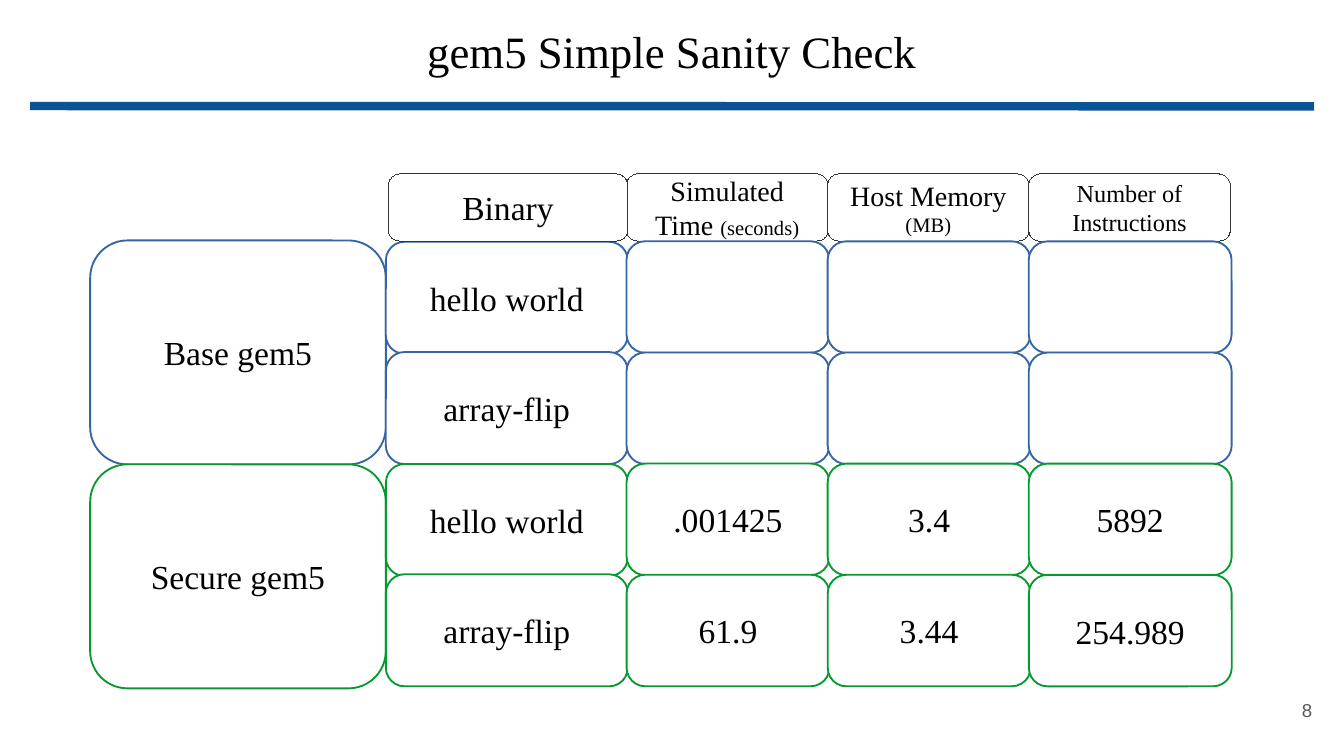
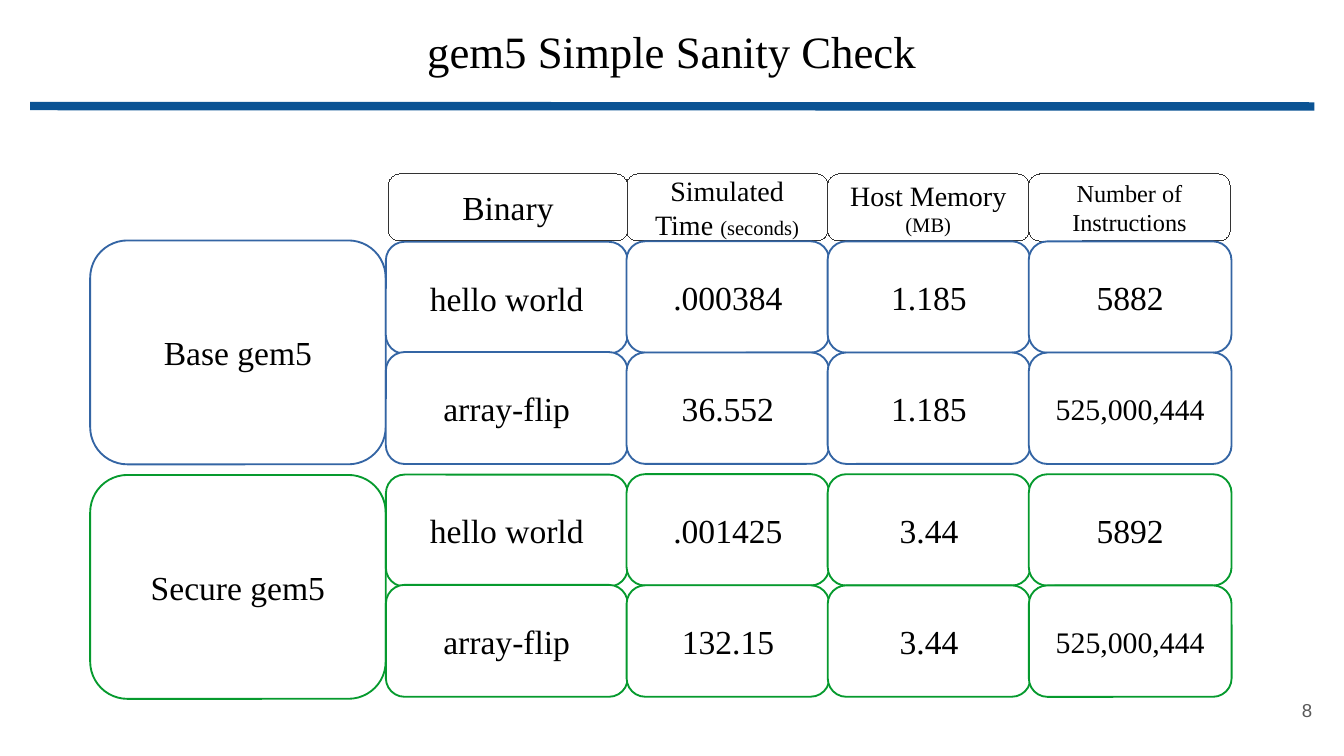
Before and after one commit to wbuz24/grad-research, a slide deck: slide 8 of presentations/update.11.15.pptx. Drawn at 1344x756 pixels with LibreOffice and Linux fonts; fonts in the diff are those of the drawing. Boxes give left, top, right and bottom in pixels: in the first picture for what was removed or moved away, otherwise in the second. Text is boxed around its words. In the diff, an @@ line names an element or a change of style, - is before the commit and + after.

Commit message:
update presentation

```diff
--- a/presentations/update.11.15.pptx
+++ b/presentations/update.11.15.pptx
@@ text in rounded rectangle at [673, 287, 782, 311]: text added @@
+.000384
@@ text in rounded rectangle at [891, 287, 967, 311]: text added @@
+1.185
@@ text in rounded rectangle at [1097, 287, 1164, 311]: text added @@
+5882
@@ text in rounded rectangle at [682, 398, 774, 422]: text added @@
+36.552
@@ text in rounded rectangle at [891, 398, 967, 422]: text added @@
+1.185
@@ text in rounded rectangle at [1056, 400, 1205, 425]: text added @@
+525,000,444
@@ 7 rounded rectangles: place and size @@
-7 rounded rectangles at [90, 464, 1232, 689]
+7 rounded rectangles at [90, 474, 1232, 699]
@@ text in rounded rectangle at [900, 520, 959, 544]: text changed @@
-3.4
+3.44
@@ rounded rectangle removed at [626, 575, 829, 687] @@
-61.9
@@ rounded rectangle added at [626, 586, 829, 698], fill #FFFFFF, outline #069A2E 0.99 pt, 18 pt, text #000000 @@
+132.15
@@ rounded rectangle removed at [1030, 575, 1232, 687] @@
-254.989
@@ rounded rectangle added at [1030, 586, 1232, 698], fill #FFFFFF, outline #069A2E 0.99 pt, 16 pt, text #000000 @@
+525,000,444
```
Also in this commit, not shown: 2 other slides changed.
